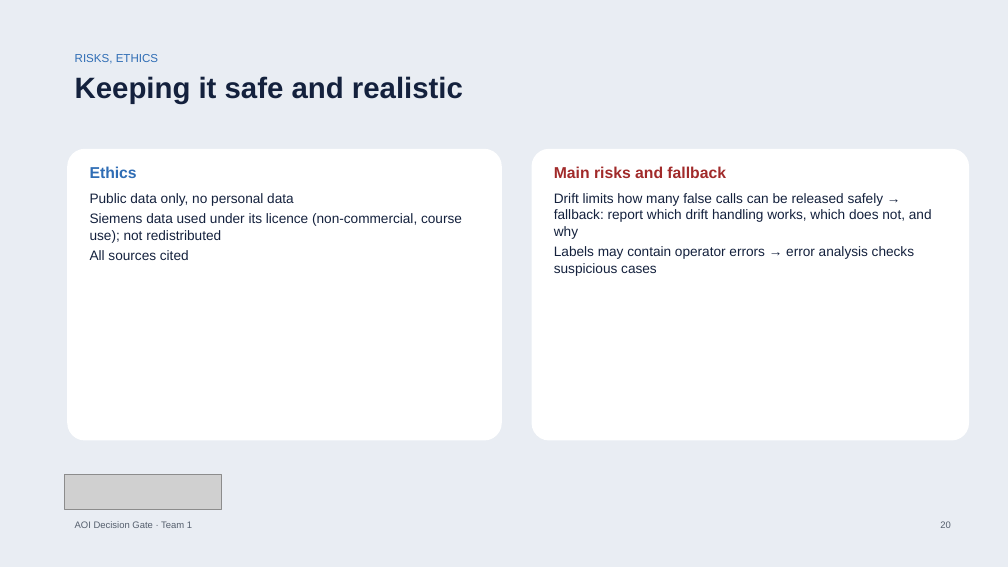
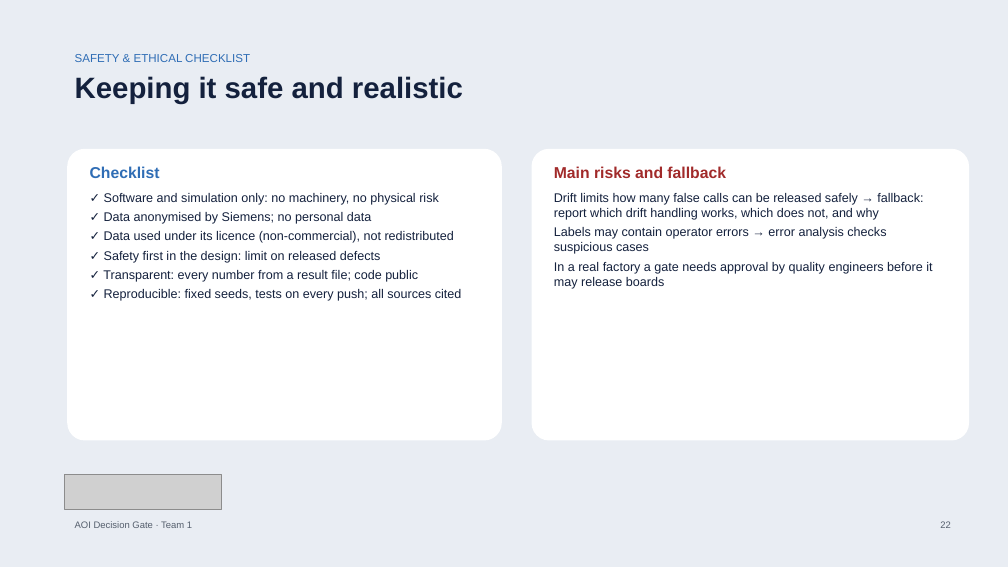
Before and after one commit to bodhi584/aoi-decision-gate, a slide deck: slide 22 of docs/slides_revised_topic.pptx (slide 20 before the commit). Drawn at 1008x567 pixels with LibreOffice and Linux fonts; fonts in the diff are those of the drawing; grey boxes stand for pictures. Boxes give left, top, right and bottom in pixels: in the first picture for what was removed or moved away, otherwise in the second. Text is boxed around its words. In the diff, an @@ line names an element or a change of style, - is before the commit and + after.

Commit message:
Slides: objectives, flow chart, working methodology, BOM quantities, safety checklist, future work

```diff
--- a/docs/slides_revised_topic.pptx
+++ b/docs/slides_revised_topic.pptx
@@ text at <box>75,54,250,62</box>: text changed @@
-RISKS, ETHICS
+SAFETY & ETHICAL CHECKLIST
@@ text at <box>90,166,160,178</box>: text changed @@
-Ethics
+Checklist
@@ text at <box>103,193,462,301</box>: text changed; size 13 to 12 pt @@
-Public data only, no personal data
-Siemens data used under its licence (non-commercial, course use); not redistributed
-All sources cited
+✓ Software and simulation only: no machinery, no physical risk
+✓ Data anonymised by Siemens; no personal data
+✓ Data used under its licence (non-commercial), not redistributed
+✓ Safety first in the design: limit on released defects
+✓ Transparent: every number from a result file; code public
+✓ Reproducible: fixed seeds, tests on every push; all sources cited
@@ text at <box>554,193,923,254</box>: size 13 to 12 pt in "Drift limits how many false calls can ...", "Labels may contain operator errors → error ..." @@
@@ text at <box>554,262,932,289</box>: paragraph added @@
+In a real factory a gate needs approval by quality engineers before it may release boards
```
Also in this commit, not shown: 15 other slides changed, 3 slides added, 1 other file.
